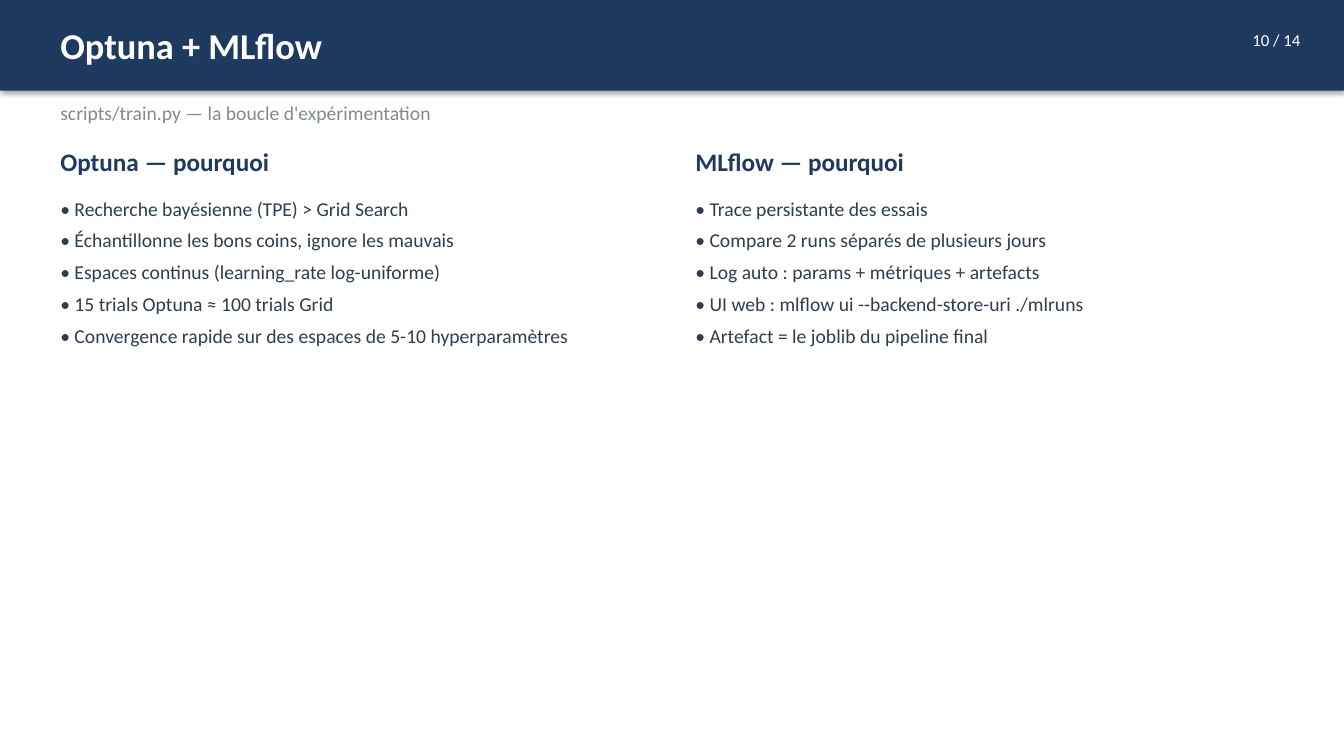
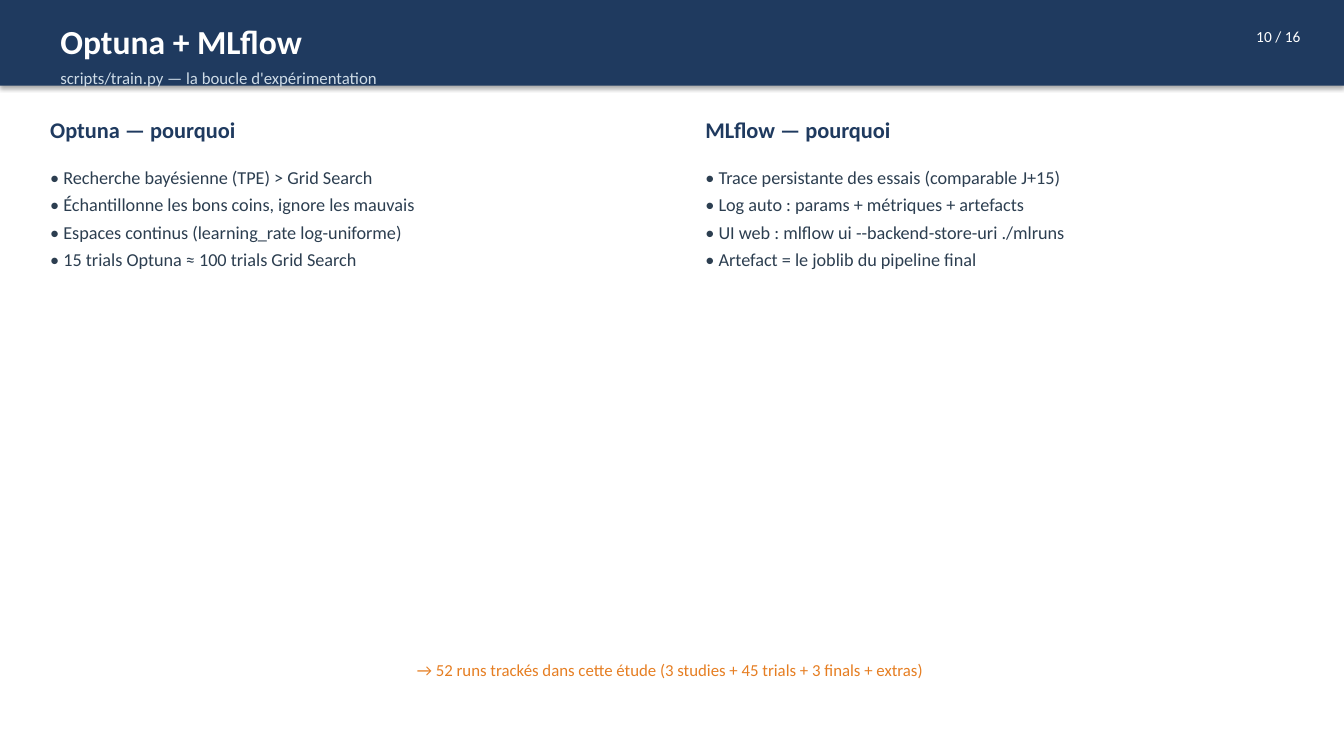
Before and after one commit to manechcarriou-lab/ml-poc-project, a slide deck: slide 10 of deliverables/process_overview.pptx. Drawn at 1344x756 pixels with LibreOffice and Linux fonts; fonts in the diff are those of the drawing. Boxes give left, top, right and bottom in pixels: in the first picture for what was removed or moved away, otherwise in the second. Text is boxed around its words. In the diff, an @@ line names an element or a change of style, - is before the commit and + after.

```diff
--- a/deliverables/process_overview.pptx
+++ b/deliverables/process_overview.pptx
@@ rectangle: place and size @@
-rectangle at [0,0,1344,91]
+rectangle at [0,0,1344,86]
@@ text "Optuna + MLflow" at [60,30,302,60]: size 26 to 24 pt @@
@@ text at [1256,31,1301,42]: text changed; size 12 to 11 pt @@
-10 / 14
+10 / 16
@@ text "scripts/train.py — la boucle d'expérimentation": place and size @@
-text "scripts/train.py — la boucle d'expérimentation" at [60,106,431,123]
+text "scripts/train.py — la boucle d'expérimentation" at [60,72,376,88]
@@ text "scripts/train.py — la boucle d'expérimentation" at [60,72,376,88]: size 14 to 12 pt, text colour #7F8C8D to #CFDCE7 @@
@@ text "Optuna — pourquoi": place and size @@
-text "Optuna — pourquoi" at [60,153,269,175]
+text "Optuna — pourquoi" at [50,122,235,142]
@@ text "Optuna — pourquoi" at [50,122,235,142]: size 18 to 16 pt @@
@@ text "MLflow — pourquoi" at [705,122,890,142]: size 18 to 16 pt @@
@@ text "MLflow — pourquoi": place and size @@
-text "MLflow — pourquoi" at [695,153,904,175]
+text "MLflow — pourquoi" at [705,122,890,142]
@@ text "• Recherche bayésienne (TPE) > ...": place and size @@
-text "• Recherche bayésienne (TPE) > ..." at [74,202,568,347]
+text "• Recherche bayésienne (TPE) > ..." at [63,171,415,269]
@@ text at [63,171,415,242]: size 14 to 13 pt in "• Recherche bayésienne (TPE) > Grid Search", "• Échantillonne les bons coins, ignore les ...", "• Espaces continus (learning_rate log-uniforme)"; less space between paragraphs @@
@@ text "• Trace persistante des essais ...": place and size @@
-text "• Trace persistante des essais ..." at [710,202,1083,347]
+text "• Trace persistante des essais ..." at [719,171,1065,269]
@@ text at [719,171,1060,187]: text changed; size 14 to 13 pt @@
-• Trace persistante des essais
-• Compare 2 runs séparés de plusieurs jours
+• Trace persistante des essais (comparable J+15)
@@ text at [719,198,1065,269]: size 14 to 13 pt in "• Log auto : params + métriques ...", "• UI web : mlflow ui --backend-store-uri ...", "• Artefact = le joblib du pipeline ..."; less space between paragraphs @@
@@ text at [63,253,356,269]: text changed; size 14 to 13 pt @@
-• 15 trials Optuna ≈ 100 trials Grid
-• Convergence rapide sur des espaces de 5-10 hyperparamètres
+• 15 trials Optuna ≈ 100 trials Grid Search
@@ text added at [436,664,922,678], 12 pt, text #E67E22 @@
+→ 52 runs trackés dans cette étude (3 studies + 45 trials + 3 finals + extras)
```
Also in this commit, not shown: 7 other slides changed, 8 slides added, 6 slides removed, 15 other files.
